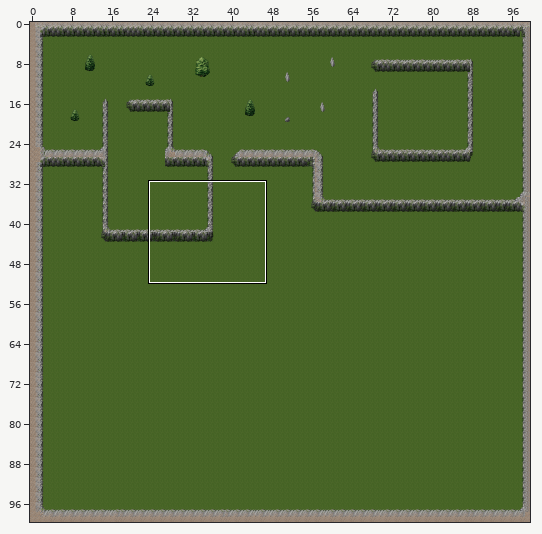
Tiled map, stored at David-Scott-E-Portfolio/ZombieHunter/assets/tilemaps/Level1.tmx. The picture above shows the old version from afar; the outline marks the close-up.
Close-up. Old version:
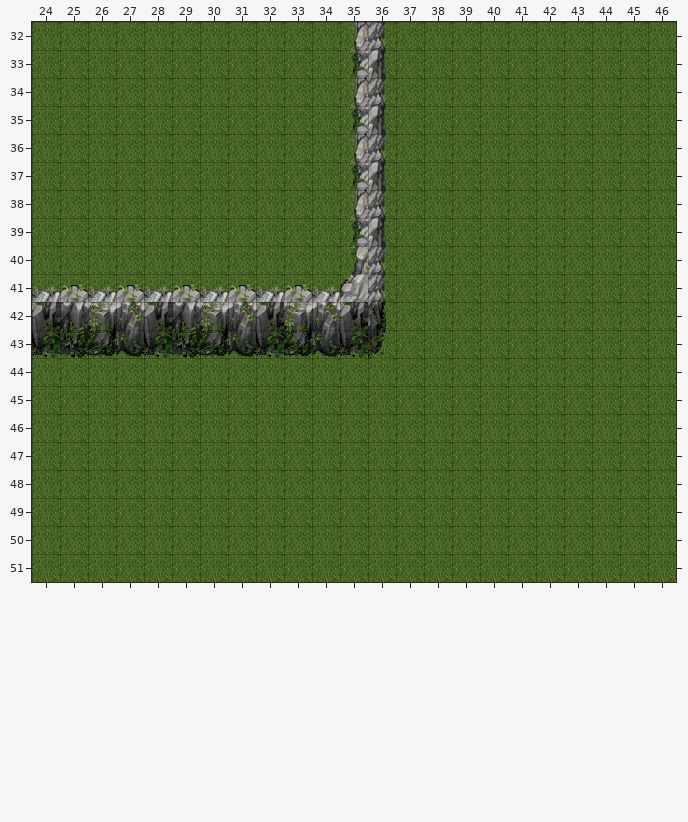
Cells are 32x32 px. Shown: x 24..46, y 32..51. The commit also changed other parts of the map, which this record leaves out.
After the commit:
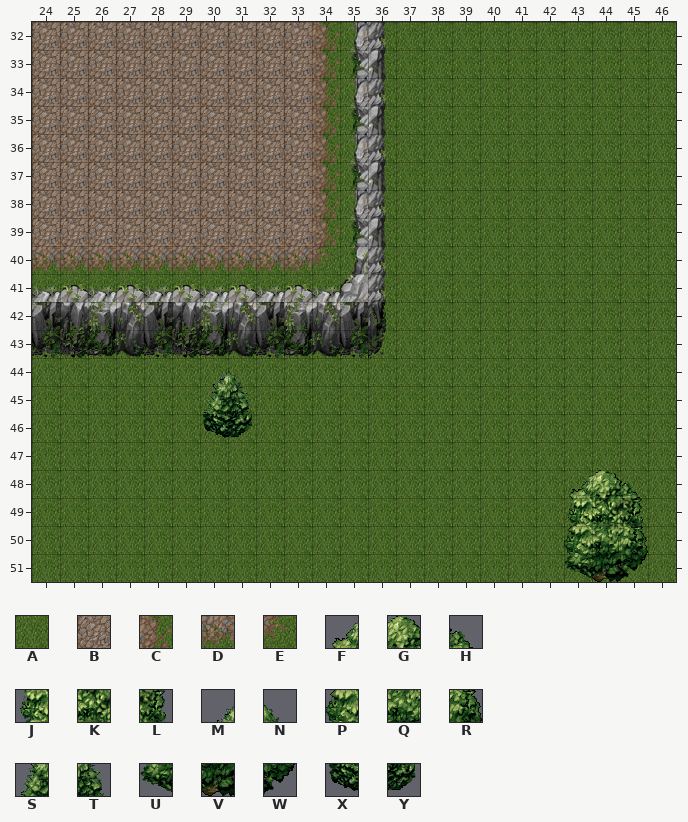
Key: from "mountain_landscape": A 79, B 172, C 173, D 188, E 189, F 196, G 197, H 198, J 212, K 213, L 214, M 215, N 216, P 228, Q 229, R 230, S 231, T 232, U 244, V 245, W 246, X 247, Y 248.
_ is an empty cell, . an unchanged one.
Tiles of an added or newly shown layer are drawn over the layers below it.
The exact change:
--- layer "GrassLayer"
@@ x 24..34 @@
-32 AAAAAAAAAAA
-33 AAAAAAAAAAA
-34 AAAAAAAAAAA
-35 AAAAAAAAAAA
-36 AAAAAAAAAAA
-37 AAAAAAAAAAA
-38 AAAAAAAAAAA
-39 AAAAAAAAAAA
-40 AAAAAAAAAAA
+32 BBBBBBBBBBC
+33 BBBBBBBBBBC
+34 BBBBBBBBBBC
+35 BBBBBBBBBBC
+36 BBBBBBBBBBC
+37 BBBBBBBBBBC
+38 BBBBBBBBBBC
+39 BBBBBBBBBBC
+40 DDDDDDDDDDE
--- layer "TreesLayer2" (added)
@@ x 30..31 @@
-44 __
-45 __
-46 __
+44 MN
+45 ST
+46 XY
@@ x 43..45 @@
-48 ___
-49 ___
-50 ___
-51 ___
+48 FGH
+49 JKL
+50 PQR
+51 UVW
Changed places in both close-ups, as pixel boxes (x1, y1, x2, y2):
changed: (32, 22, 340, 274)
added: (203, 370, 253, 438)
added: (564, 470, 648, 582)
